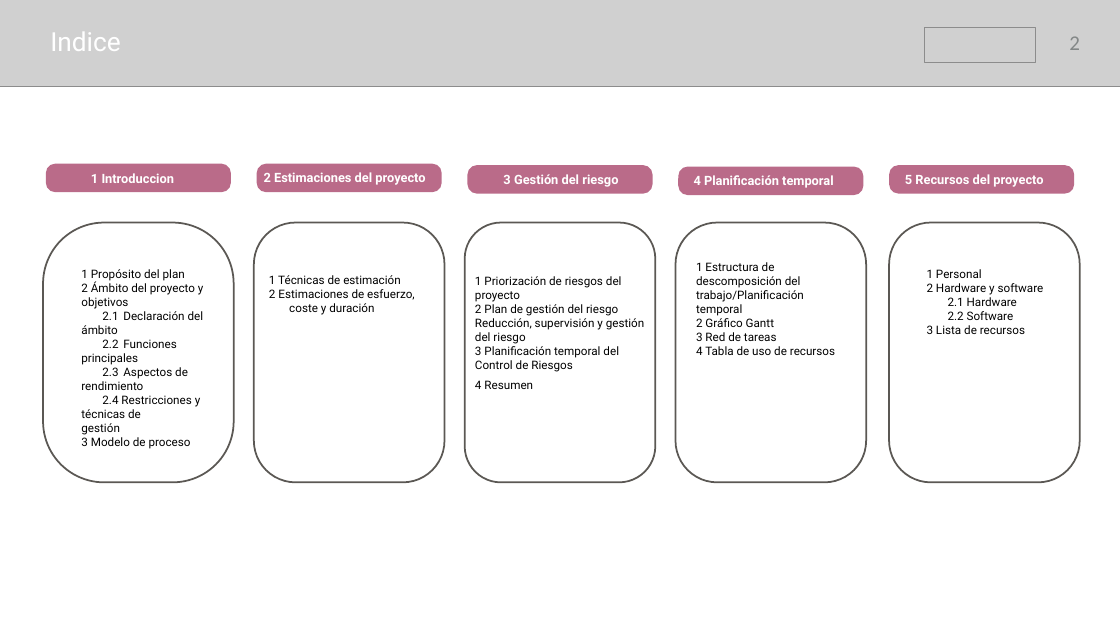
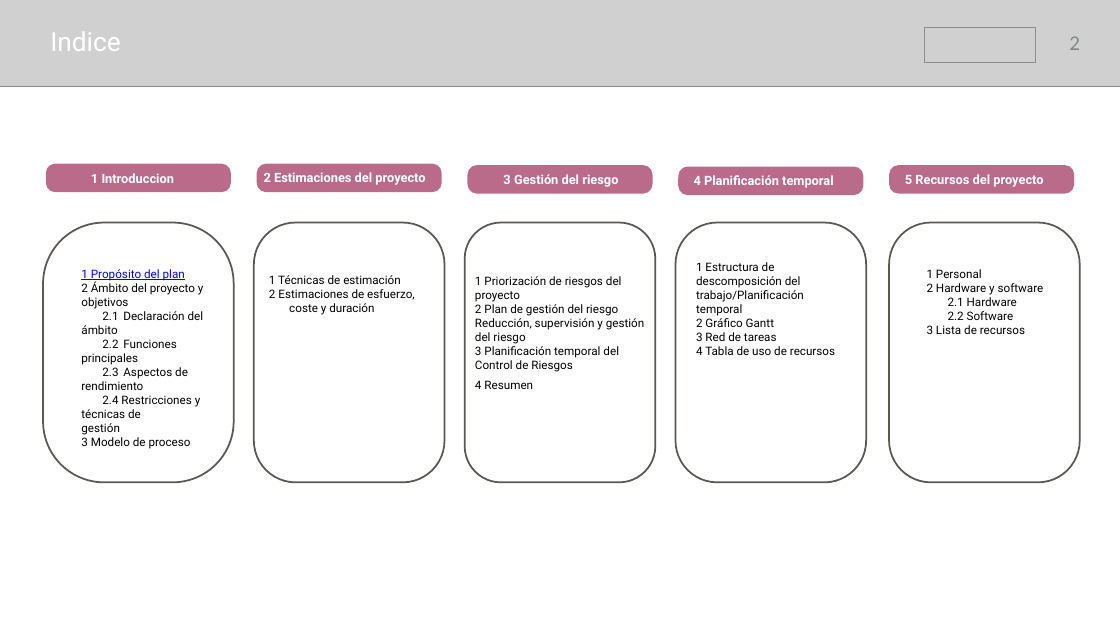
Before and after one commit to samusolo/iDoctor, a slide deck: slide 2 of Plan de proyecto.pptx. Drawn at 1120x630 pixels with LibreOffice and Linux fonts; fonts in the diff are those of the drawing; grey boxes stand for pictures. Boxes give left, top, right and bottom in pixels: in the first picture for what was removed or moved away, otherwise in the second. Text is boxed around its words. In the diff, an @@ line names an element or a change of style, - is before the commit and + after.

```diff
--- a/Plan de proyecto.pptx
+++ b/Plan de proyecto.pptx
@@ text at (x1=81, y1=269, x2=185, y2=281): text colour #000000 to #0000FF, underline on in "1 Propósito del plan" @@
```
Also in this commit, not shown: 1 other slide changed, 1 slide added.
